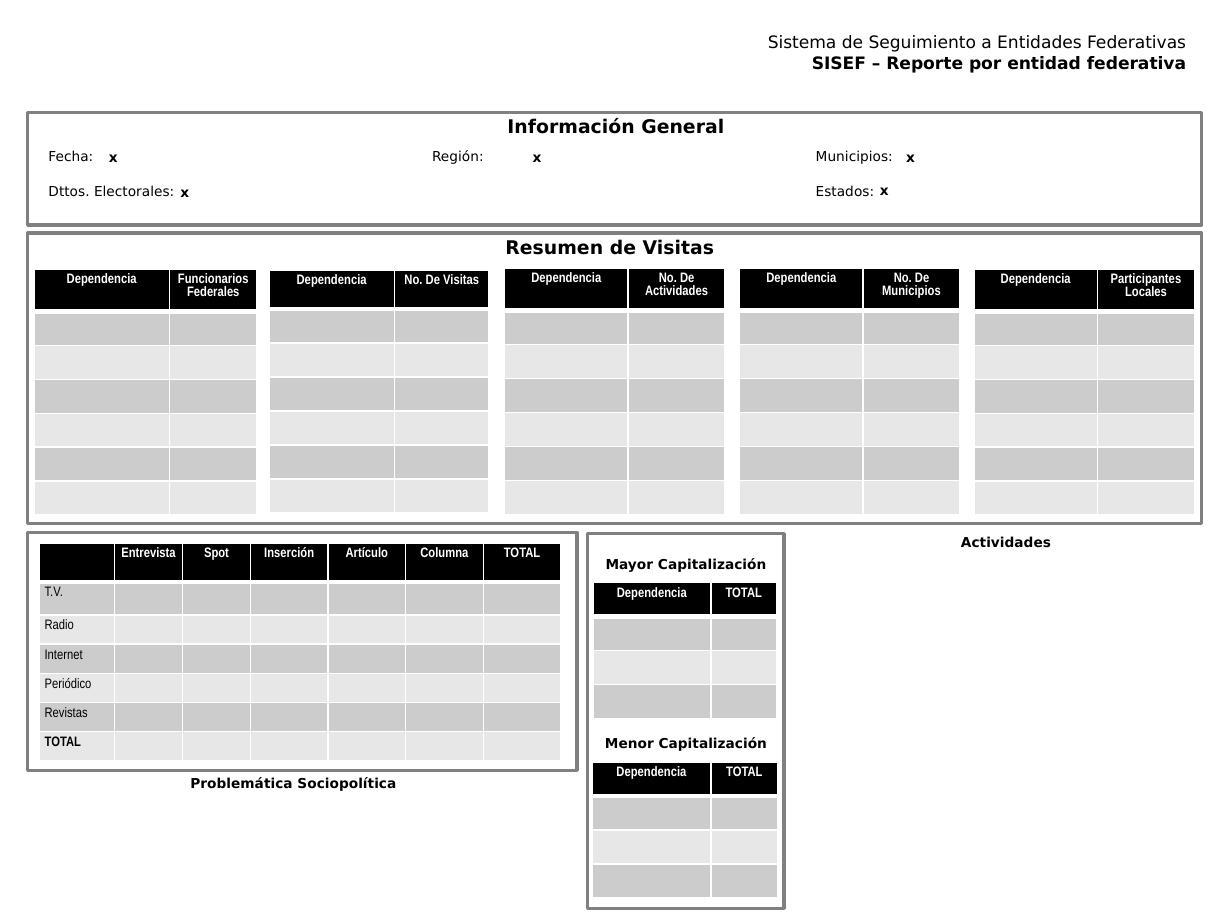
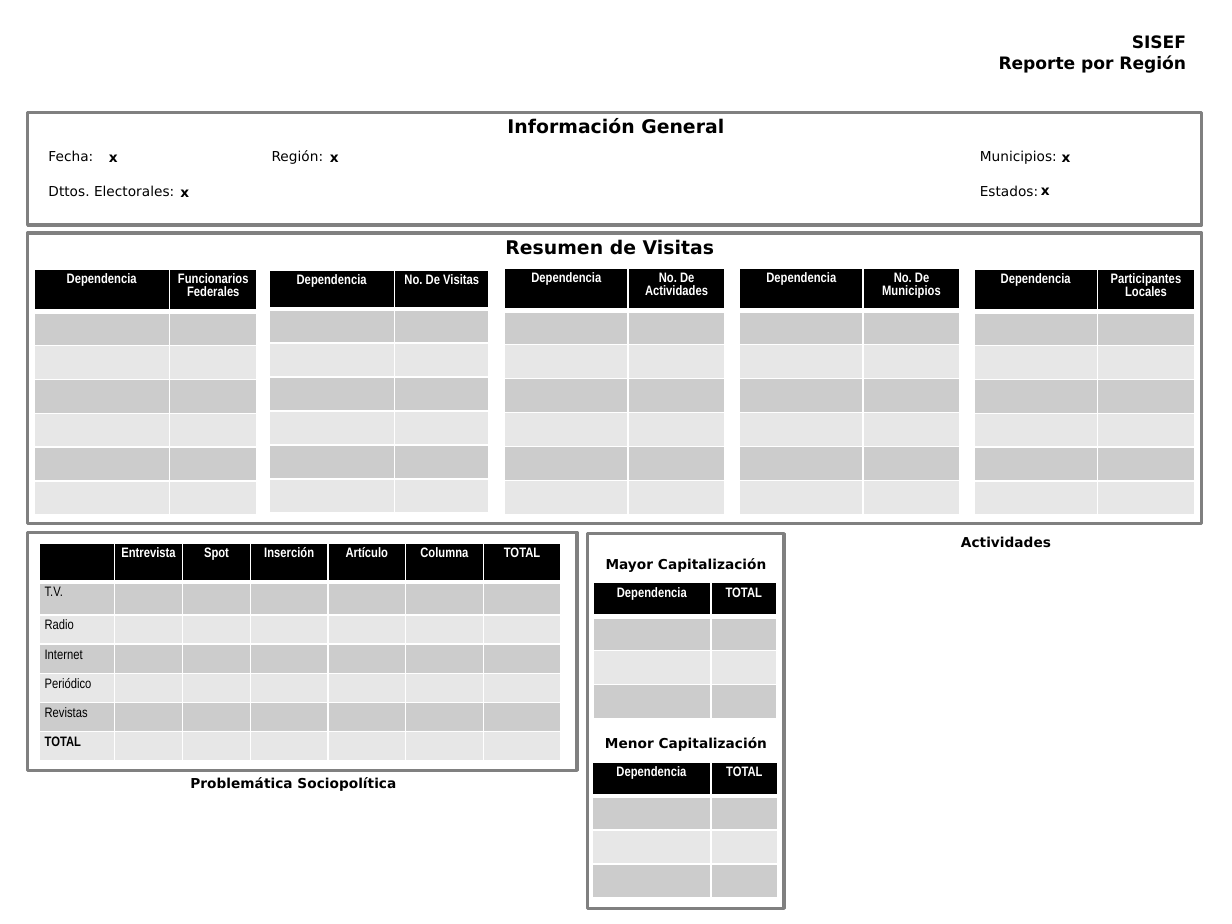
Before and after one commit to fpedro23/visitas, a slide deck: slide 1 of visitas_stg/static/ppt/Reporte_Region_sisef.pptx. Drawn at 1232x924 pixels with LibreOffice and Linux fonts; fonts in the diff are those of the drawing; background and template pictures are left out. Boxes give left, top, right and bottom in pixels: in the first picture for what was removed or moved away, otherwise in the second. Text is boxed around its words. In the diff, an @@ line names an element or a change of style, - is before the commit and + after.

Commit message:
reporte de trece entidades

```diff
--- a/visitas_stg/static/ppt/Reporte_Region_sisef.pptx
+++ b/visitas_stg/static/ppt/Reporte_Region_sisef.pptx
@@ text at [999,35,1186,73]: text changed; bold on @@
-Sistema de Seguimiento a Entidades Federativas
-SISEF – Reporte por entidad federativa
+SISEF
+Reporte por Región
@@ text "x": place and size @@
-text "x" at [533,154,542,162]
+text "x" at [330,154,339,162]
@@ text "x": place and size @@
-text "x" at [906,154,915,162]
+text "x" at [1062,154,1071,162]
@@ text "x": place and size @@
-text "x" at [880,187,889,195]
+text "x" at [1041,187,1050,195]
```
Also in this commit, not shown: 4 other files.
